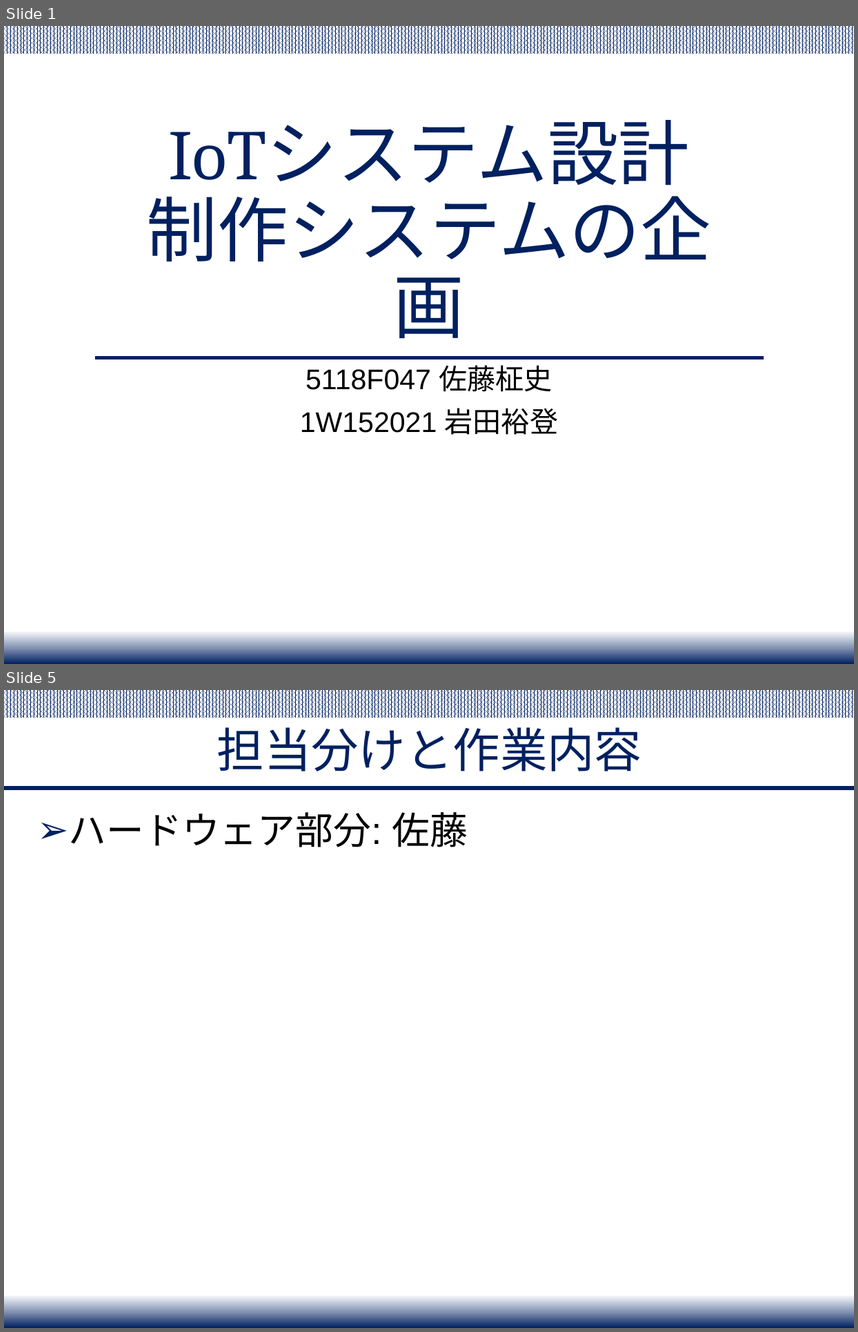
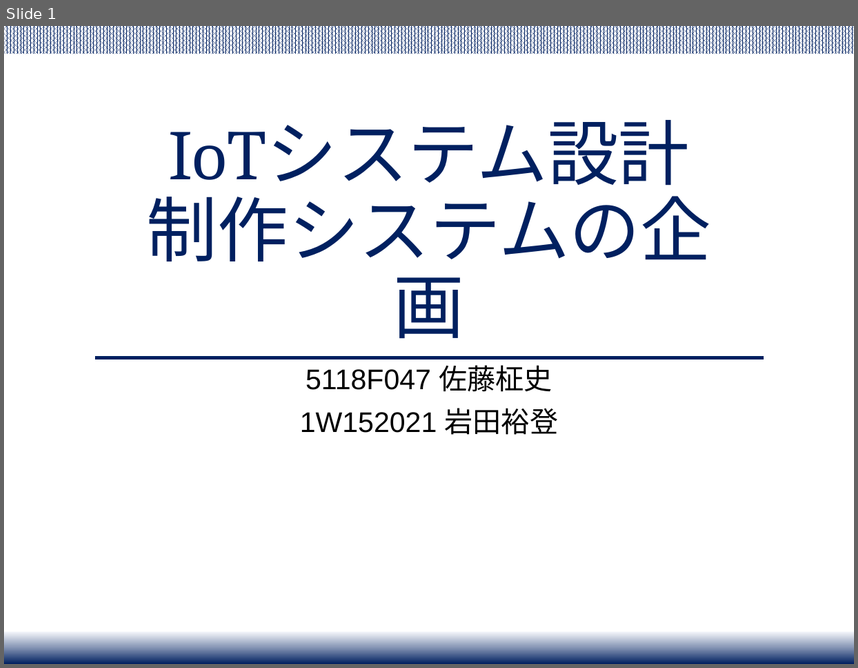
Before and after one commit to Yuchan4342/iot-system-project, a slide deck: presentation/IoT_project_presentation.pptx. Shown one above the other, each under a label of ours: slides 1 and 5 before the commit, slide 1 after it; the slides between them are not shown. The pictures are 858x1332 and 858x668 pixels, drawn with LibreOffice and Linux fonts; fonts in the diff are those of the drawing. Boxes give left, top, right and bottom in pixels: in the first picture for what was removed or moved away, otherwise in the second. Text is boxed around its words. In the diff, an @@ line names an element or a change of style, - is before the commit and + after.

```diff
--- a/presentation/IoT_project_presentation.pptx
+++ b/presentation/IoT_project_presentation.pptx
@@ slide 5 removed at (4, 690, 854, 1328), background #FFFFFF; not listed: 2 template elements that a slide beside it also shows @@
@@ title removed at (217, 727, 642, 771) @@
-担当分けと作業内容
@@ line removed from (4, 788) to (854, 788) @@
@@ text removed at (69, 812, 468, 847) @@
-➢ ハードウェア部分: 佐藤
```
Also in this commit, not shown: 3 slides changed, 2 slides added, 1 other slide removed, 2 other files.
